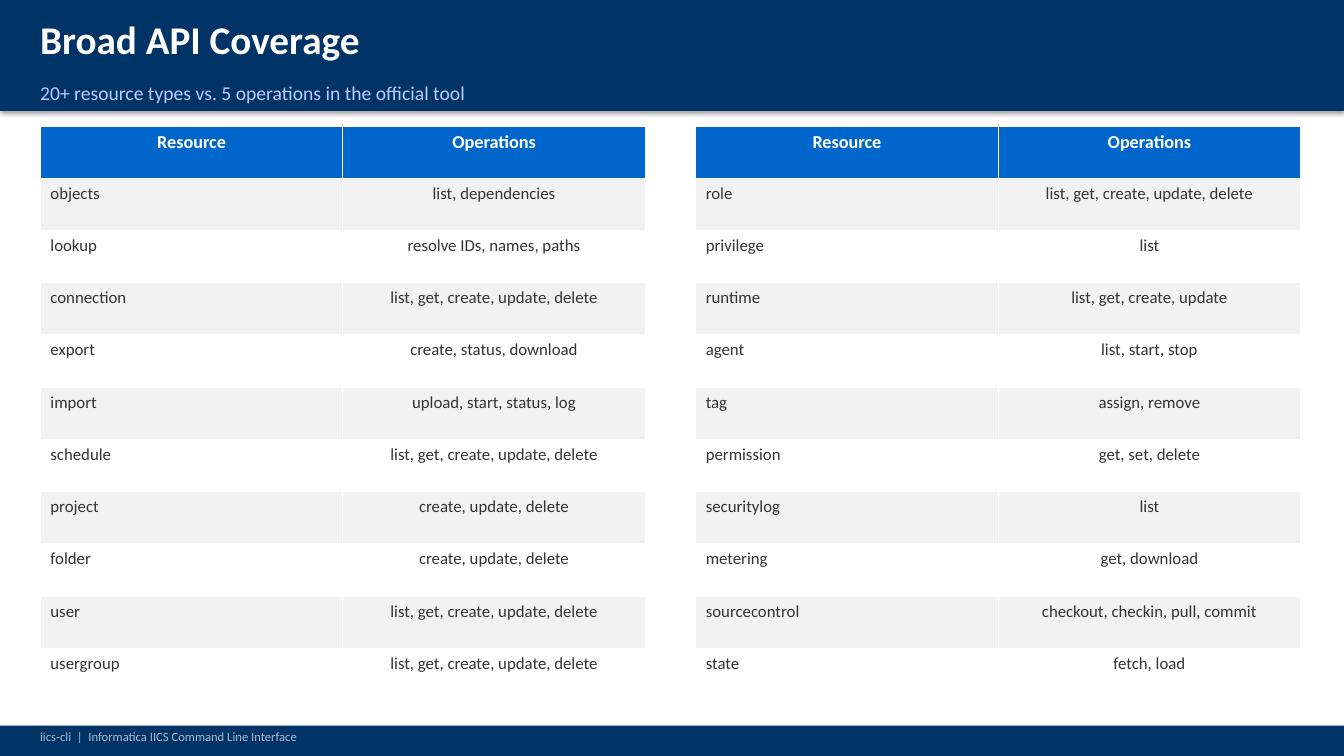
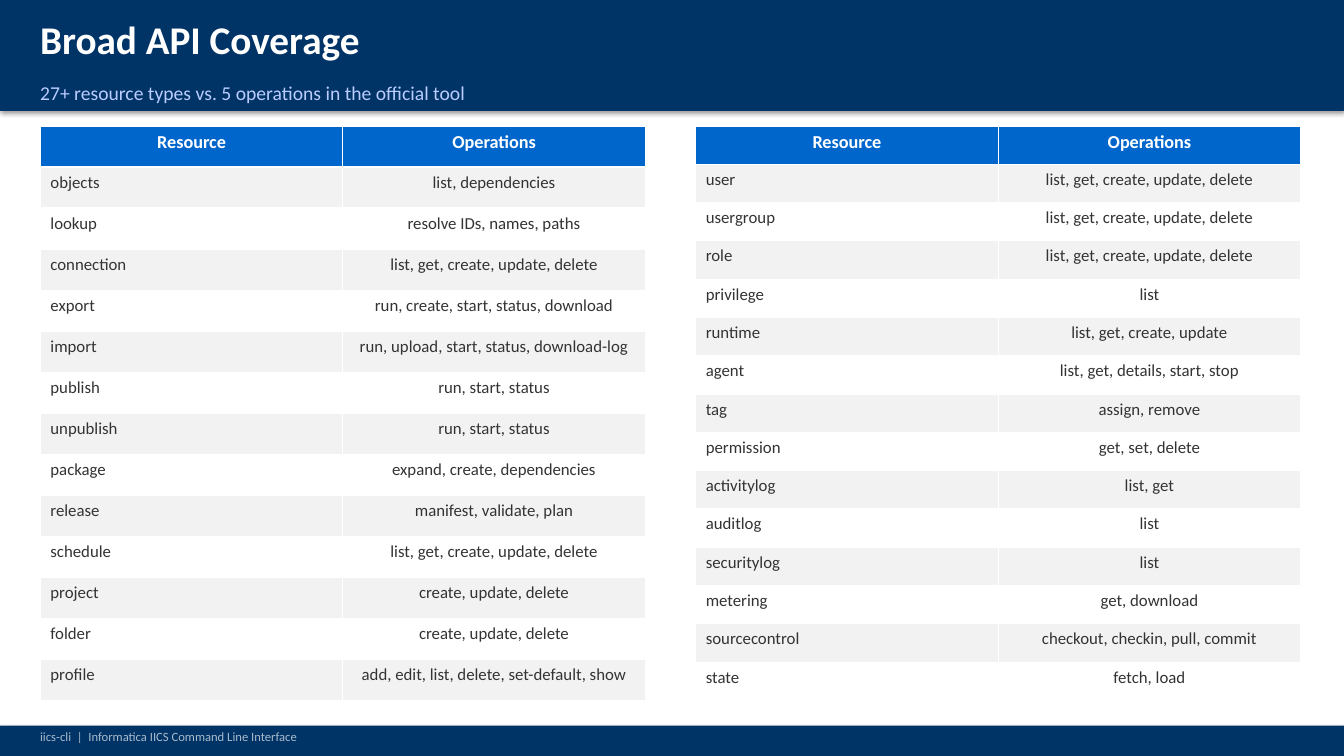
Before and after one commit to jbrazda/iics-cli, a slide deck: slide 9 of docs/documentation/iics-cli-presentation.pptx. Drawn at 1344x756 pixels with LibreOffice and Linux fonts; fonts in the diff are those of the drawing. Boxes give left, top, right and bottom in pixels: in the first picture for what was removed or moved away, otherwise in the second. Text is boxed around its words. In the diff, an @@ line names an element or a change of style, - is before the commit and + after.

```diff
--- a/docs/documentation/iics-cli-presentation.pptx
+++ b/docs/documentation/iics-cli-presentation.pptx
@@ text at (40,86,465,103): text changed @@
-20+ resource types vs. 5 operations in the official tool
+27+ resource types vs. 5 operations in the official tool
@@ table at (40,126,645,701) @@
-row 5: export | create, status, download
-row 6: import | upload, start, status, log
+row 5: export | run, create, start, status, download
+row 6: import | run, upload, start, status, download-log
+row 7: publish | run, start, status
+row 8: unpublish | run, start, status
+row 9: package | expand, create, dependencies
+row 10: release | manifest, validate, plan
-row 10: user | list, get, create, update, delete
-row 11: usergroup | list, get, create, update, delete
+row 14: profile | add, edit, list, delete, set-default, show
@@ table at (696,126,1301,701) @@
+row 2: user | list, get, create, update, delete
+row 3: usergroup | list, get, create, update, delete
-row 7, column 2: list, start, stop
+row 7, column 2: list, get, details, start, stop
+row 10: activitylog | list, get
+row 11: auditlog | list
```
Also in this commit, not shown: 13 other slides changed, 4 slides added, 1 other file.
